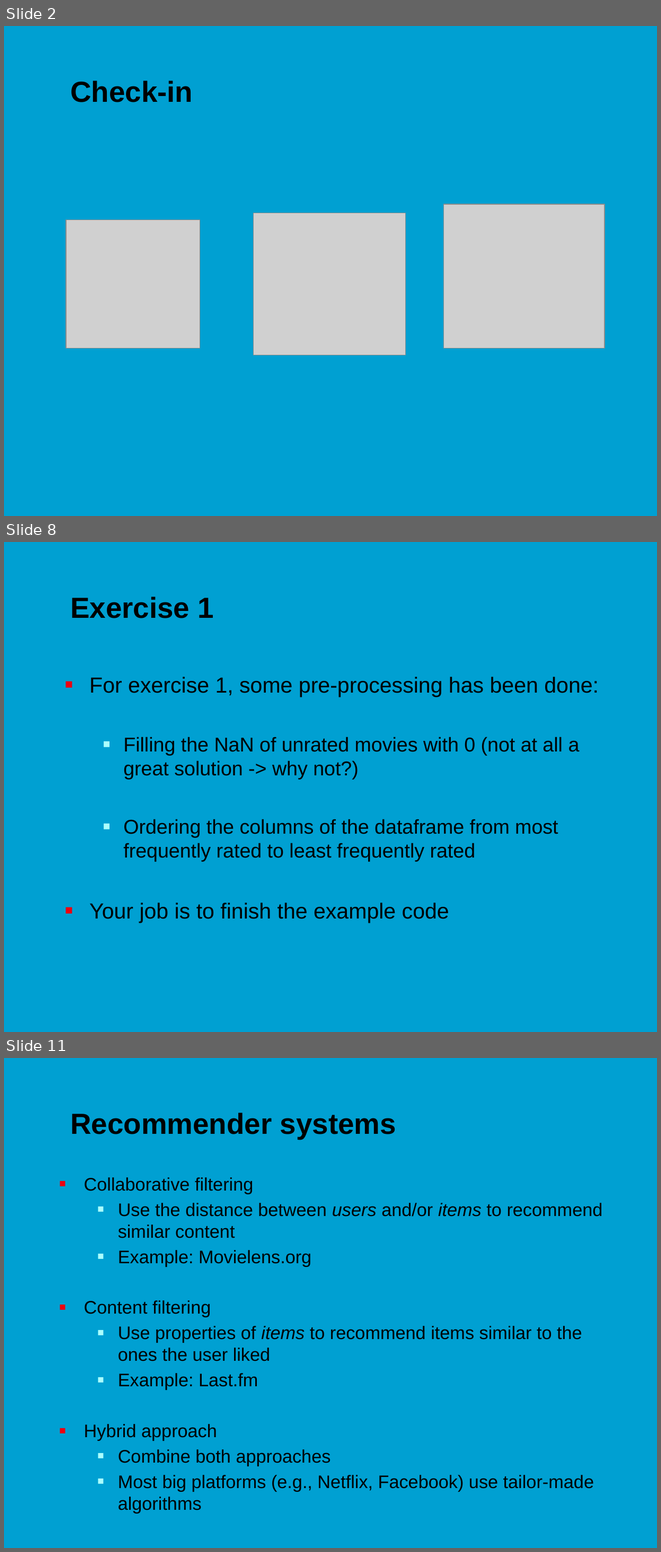
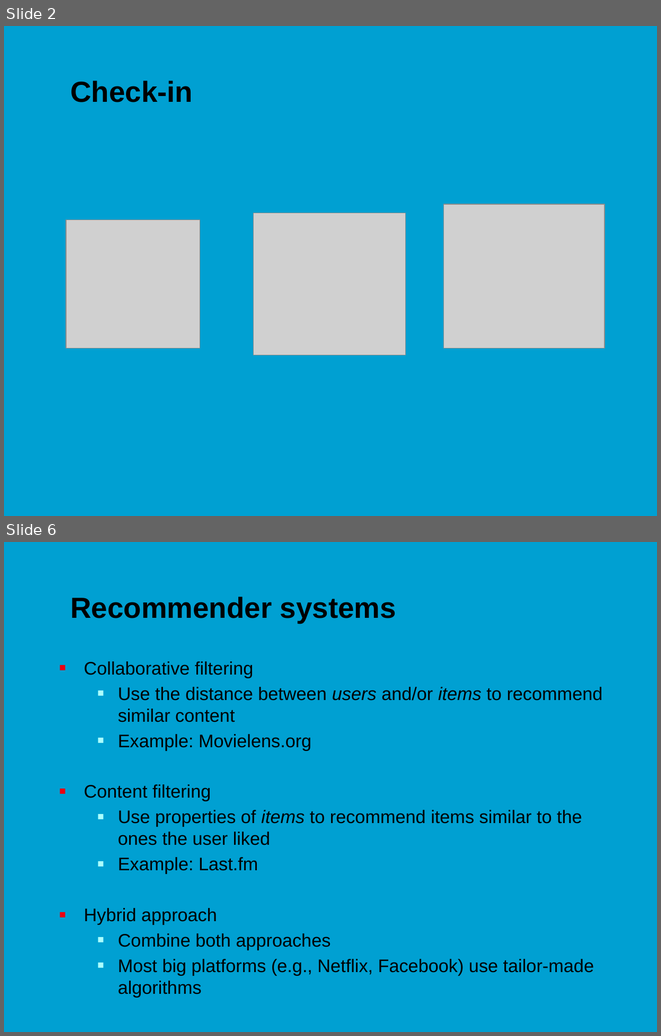
Before and after one commit to jonasmoons/data-driven-learning, a slide deck: slides/ddl-w7l2.pptx. Shown one above the other, each under a label of ours: slides 2, 8 and 11 before the commit, slides 2 and 6 after it; the slides between them are not shown. The pictures are 661x1552 and 661x1036 pixels, drawn with LibreOffice and Linux fonts; fonts in the diff are those of the drawing; grey boxes stand for pictures; background and template pictures are left out. Boxes give left, top, right and bottom in pixels: in the first picture for what was removed or moved away, otherwise in the second. Text is boxed around its words. In the diff, an @@ line names an element or a change of style, - is before the commit and + after.

```diff
--- a/slides/ddl-w7l2.pptx
+++ b/slides/ddl-w7l2.pptx
@@ slide 8 removed at (4, 542, 657, 1032), background picture (left out) @@
@@ title removed at (70, 597, 214, 618) @@
-Exercise 1
@@ text removed at (89, 677, 599, 923) @@
-■ For exercise 1, some pre-processing has been done:
-  ■ Filling the NaN of unrated movies with 0 (not at all a great solution -> why not?)
-  ■ Ordering the columns of the dataframe from most frequently rated to least frequently rated
-■ Your job is to finish the example code
@@ what was slide 11 is now slide 6 @@
```
Also in this commit, not shown: 3 slides changed, 1 slide added, 5 other slides removed, 1 other file.
